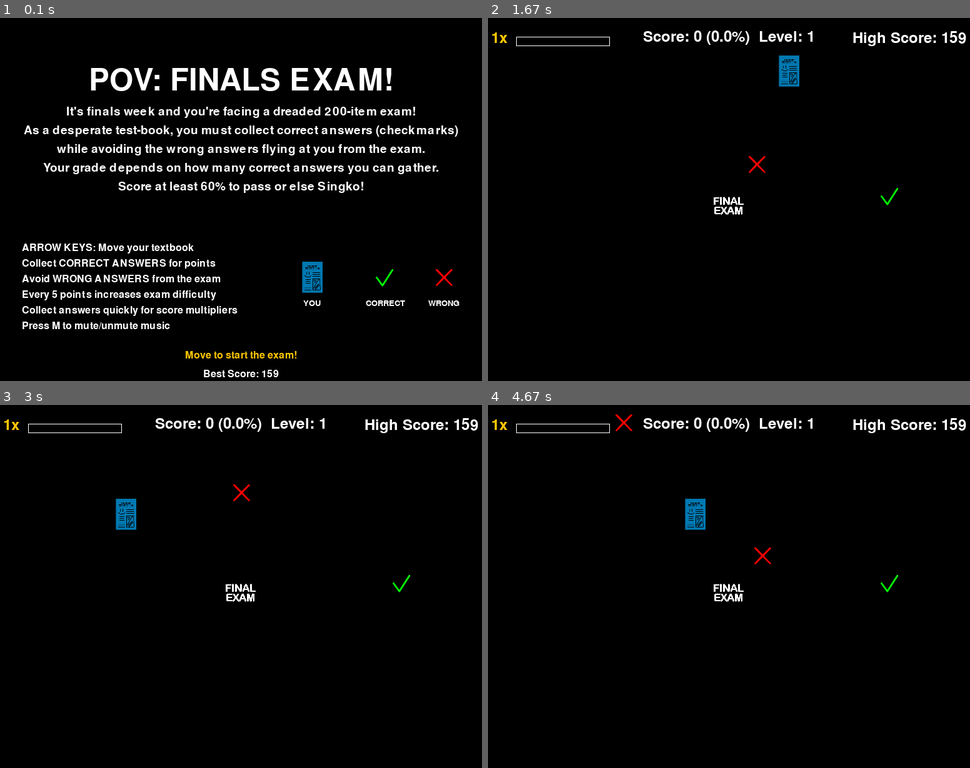
Above: before the commit, frames 1-4 (two rows, left to right).
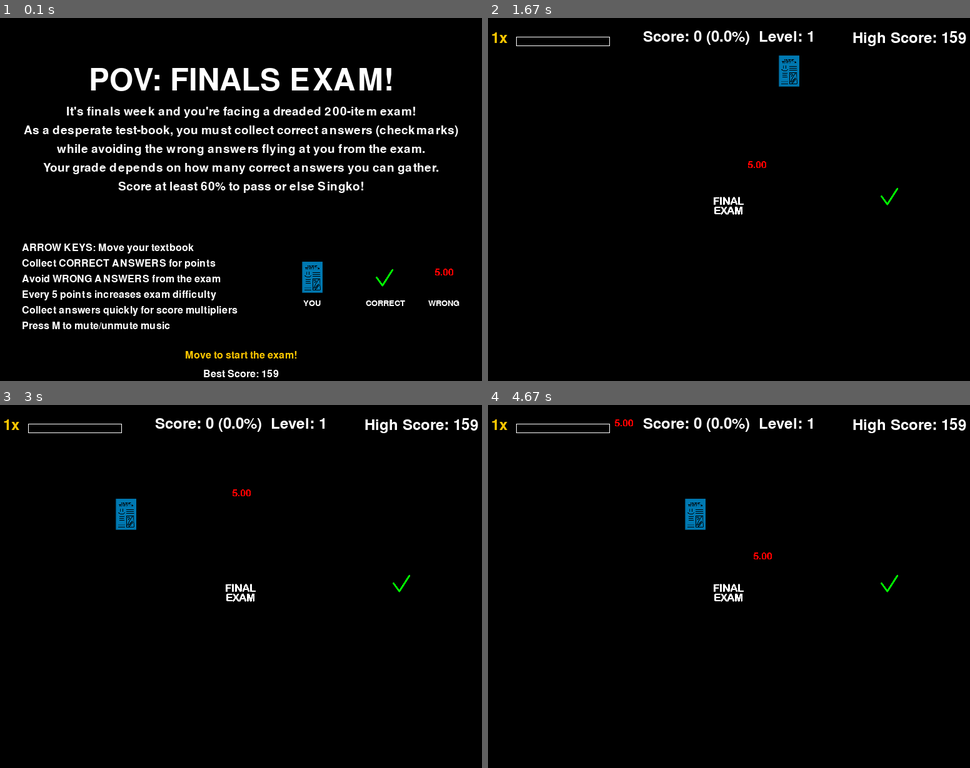
Above: after the commit, the same moments.

Repository: ThatDott/The-Last-Bluebook
Game: pygame game, started from POVFinals.py
Same seed, same stepped clock (60 frames per second), same inputs: the game is played once before the commit and once after it.
Inputs:
- Up to frame 1 (0.1 s): no input
- Up to frame 2 (1.67 s): hold Right 0.33-0.8 s; hold Up 0.83-1.13 s; hold Right 1.17-1.63 s
- Up to frame 3 (3 s): hold Left 1.67-2.2 s; hold Down 2.23-2.53 s; hold Left 2.57-2.97 s
- Up to frame 4 (4.67 s): hold Up 3-3.37 s; hold Right 3.4-4.03 s; hold Down 4.07-4.43 s; hold Left from 4.47 s (still down)

The runs differ from the first frame. In frame 1, less than 0.1% of the frame differs, in the area x 90-95%, y 69-74%; in frame 2, less than 0.1%; in frame 3, less than 0.1%; in frame 4, 0.2%, in the area x 26-59%, y 2-44%.

Commit message:
feat: add background music and grade-based projectile sprites

Diff:
--- a/POVFinals.py
+++ b/POVFinals.py
@@ -61,13 +61,23 @@
         generator_image = pygame.Surface((20, 20))
         generator_image.fill(GREEN)
 
-    # Try to load projectile image
+    # Try to load projectile images for different grades
+    projectile_images = {}
+    grade_levels = ["1.00", "1.25", "1.50", "1.75", "2.00", "2.25", "2.50", "2.75", "3.00", "4.00", "5.00"]
+
+    # Load all grade-specific projectile images if they exist
+    for grade in grade_levels:
+        grade_image_path = os.path.join(images_dir, f"projectile_{grade}.png")
+        if os.path.exists(grade_image_path):
+            projectile_images[grade] = pygame.image.load(grade_image_path).convert_alpha()
+
+    # Default projectile image if no grade-specific images are found
     projectile_image_path = os.path.join(images_dir, "projectile.png")
     if os.path.exists(projectile_image_path):
-        projectile_image = pygame.image.load(projectile_image_path).convert_alpha()
+        default_projectile_image = pygame.image.load(projectile_image_path).convert_alpha()
     else:
-        projectile_image = pygame.Surface((30, 30), pygame.SRCALPHA)
-        pygame.draw.circle(projectile_image, YELLOW, (15, 15), 15)
+        default_projectile_image = pygame.Surface((30, 30), pygame.SRCALPHA)
+        pygame.draw.circle(default_projectile_image, YELLOW, (15, 15), 15)
 
     # Try to load point image
     point_image_path = os.path.join(images_dir, "point.png")
@@ -86,8 +96,10 @@
     generator_image = pygame.Surface((20, 20))
     generator_image.fill(GREEN)
 
-    projectile_image = pygame.Surface((30, 30), pygame.SRCALPHA)
-    pygame.draw.circle(projectile_image, YELLOW, (15, 15), 15)
+    default_projectile_image = pygame.Surface((30, 30), pygame.SRCALPHA)
+    pygame.draw.circle(default_projectile_image, YELLOW, (15, 15), 15)
+
+    projectile_images = {}  # Empty dictionary for grade-specific projectiles
 
     point_image = pygame.Surface((40, 40), pygame.SRCALPHA)
     pygame.draw.circle(point_image, PURPLE, (20, 20), 20)
@@ -100,7 +112,11 @@
 generator_image = pygame.transform.scale(generator_image, (generator_size, generator_size))
 
 projectile_size = 15
-projectile_image = pygame.transform.scale(projectile_image, (projectile_size*2, projectile_size*2))
+# Resize all projectile images
+if projectile_images:
+    for grade in projectile_images:
+        projectile_images[grade] = pygame.transform.scale(projectile_images[grade], (projectile_size*2, projectile_size*2*0.4))
+default_projectile_image = pygame.transform.scale(default_projectile_image, (projectile_size*2, projectile_size*2))
 
 point_size = 15
 point_image = pygame.transform.scale(point_image, (point_size*2, point_size*2))
@@ -108,11 +124,11 @@
 # Create sound files if they don't exist
 try:
     # Game over sound
-    game_over_sound = pygame.mixer.Sound(os.path.join(sounds_dir, "game_over.wav"))
+    game_over_sound = pygame.mixer.Sound(os.path.join(sounds_dir, "game_over.mp3"))
     # Point gain sound
     point_sound = pygame.mixer.Sound(os.path.join(sounds_dir, "point.wav"))
     # Level up sound
-    level_up_sound = pygame.mixer.Sound(os.path.join(sounds_dir, "level_up.wav"))
+    level_up_sound = pygame.mixer.Sound(os.path.join(sounds_dir, "level_up.mp3"))
     # Projectile launch sound
     projectile_sound = pygame.mixer.Sound(os.path.join(sounds_dir, "projectile.wav"))
 
@@ -183,7 +199,9 @@
 class Projectile(pygame.sprite.Sprite):
     def __init__(self, target_x, target_y):
         super().__init__()
-        self.image = projectile_image
+
+        # Determine which projectile image to use based on current difficulty level
+        self.image = self.get_projectile_image_for_level(difficulty_level)
         self.rect = self.image.get_rect()
         self.rect.center = (CENTER_X, CENTER_Y)
         self.x = CENTER_X
@@ -203,6 +221,39 @@
         # Calculate new direction vector with the randomized angle
         self.dx = math.cos(final_angle) * projectile_speed
         self.dy = math.sin(final_angle) * projectile_speed
+
+    def get_projectile_image_for_level(self, level):
+        """Get the appropriate projectile image based on the current difficulty level"""
+        # Convert level to grade
+        percentage = min(100, ((level - 1) * 5 / 200) * 100)
+
+        if percentage >= 95.2:
+            grade = "1.00"
+        elif percentage >= 90.8:
+            grade = "1.25"
+        elif percentage >= 86.4:
+            grade = "1.50"
+        elif percentage >= 82:
+            grade = "1.75"
+        elif percentage >= 77.6:
+            grade = "2.00"
+        elif percentage >= 73.2:
+            grade = "2.25"
+        elif percentage >= 68.8:
+            grade = "2.50"
+        elif percentage >= 64.4:
+            grade = "2.75"
+        elif percentage >= 60:
+            grade = "3.00"
+        elif percentage >= 55:
+            grade = "4.00"
+        else:
+            grade = "5.00"
+
+        # Return the appropriate image if it exists, otherwise use default
+        if grade in projectile_images:
+            return projectile_images[grade]
+        return default_projectile_image
 
     def update(self):
         self.x += self.dx
@@ -555,7 +606,12 @@
     # Draw player and projectile examples with labels
     screen.blit(player_image, (SCREEN_WIDTH/2 + 98, SCREEN_HEIGHT/2 + 90))
     screen.blit(point_image, (SCREEN_WIDTH/2 + 215, SCREEN_HEIGHT/2 + 100))
-    screen.blit(projectile_image, (SCREEN_WIDTH/2 + 310, SCREEN_HEIGHT/2 + 100))
+
+    # Use the appropriate projectile image for the example
+    example_projectile = default_projectile_image
+    if "5.00" in projectile_images:
+        example_projectile = projectile_images["5.00"]  # Start with the worst grade
+    screen.blit(example_projectile, (SCREEN_WIDTH/2 + 310, SCREEN_HEIGHT/2 + 100))
 
     label_font = pygame.font.SysFont(None, 20)
     textbook_label = label_font.render("YOU", True, WHITE)
Binary file added: images/projectile_1.00.png
Binary file added: images/projectile_1.25.png
Binary file added: images/projectile_1.50.png
Binary file added: images/projectile_1.75.png
Binary file added: images/projectile_2.00.png
Binary file added: images/projectile_2.25.png
Binary file added: images/projectile_2.50.png
Binary file added: images/projectile_2.75.png
Binary file added: images/projectile_3.00.png
Binary file added: images/projectile_4.00.png
Binary file added: images/projectile_5.00.png
Not shown, changed: sounds/background_music.mp3
(and 2 more such lines)
